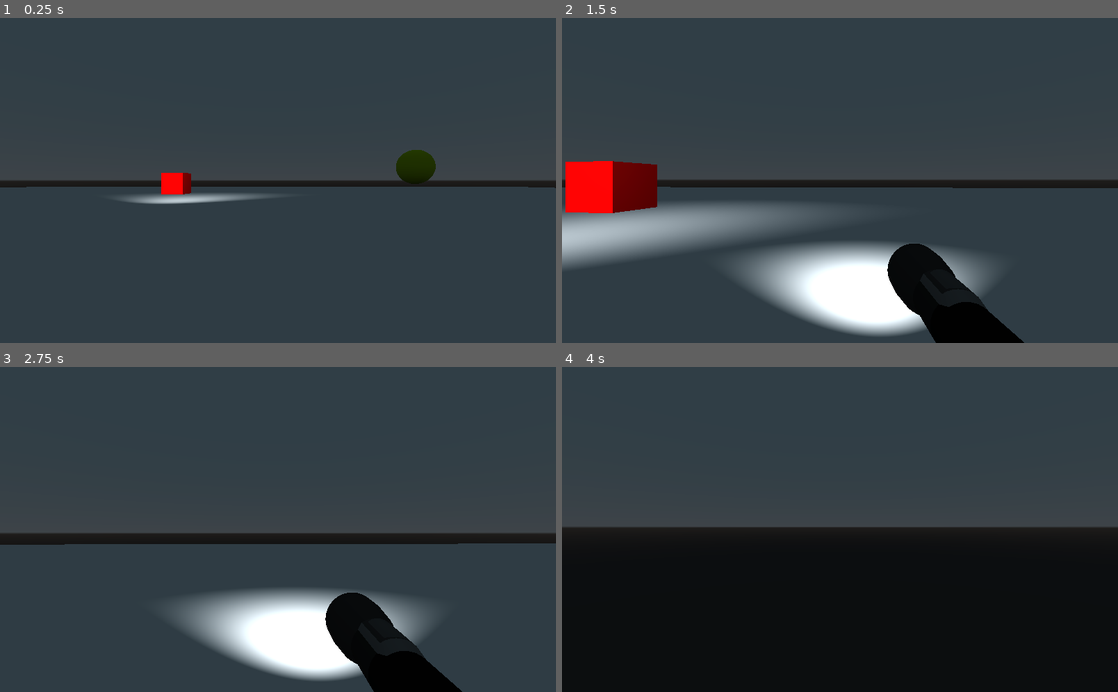
Above: before the commit, frames 1-4 (two rows, left to right).
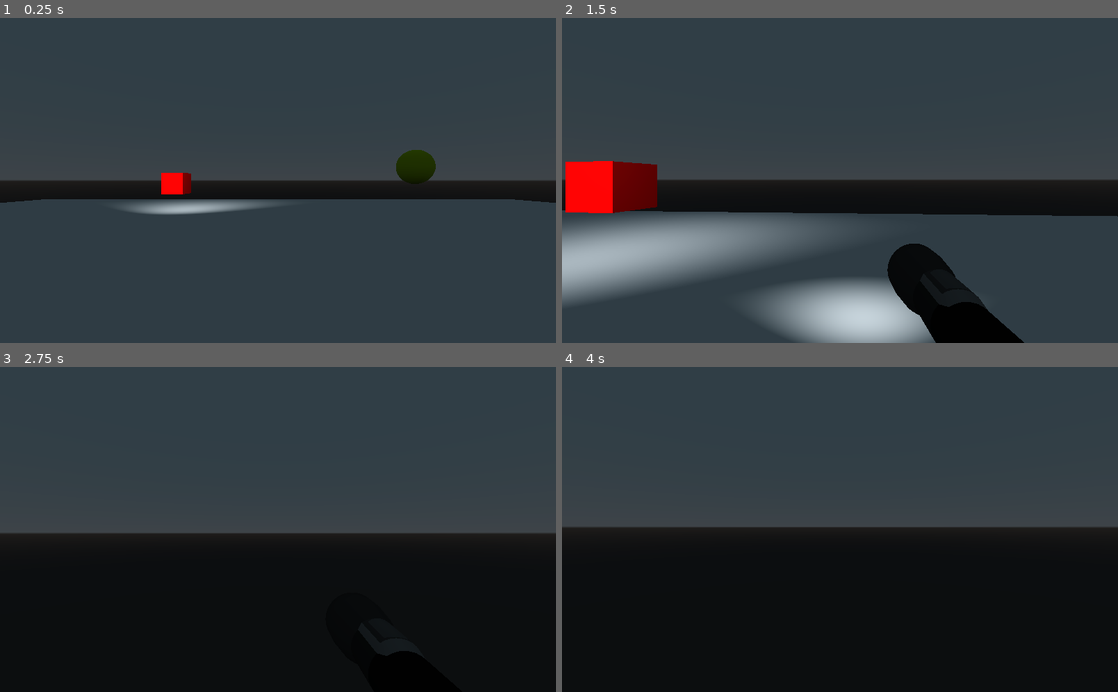
Above: after the commit, the same moments.

Repository: Gorzon38/EscapeGamesNSI
Game: Godot game, scene res://Main.tscn
Same seed, same stepped clock (60 frames per second), same inputs: the game is played once before the commit and once after it.
Inputs (mouse positions are in pixels of both pictures, inside the frame that each line leads up to):
- Up to frame 1 (0.25 s): no input
- Up to frame 2 (1.5 s): tap Enter at 0.5 s; move the mouse to (867, 180) at 0.52 s; hold W (move_forward) from 0.53 s (still down); tap E (Interact) at 0.6 s; move the mouse to (812, 180) at 1.27 s; tap F at 1.35 s
- Up to frame 3 (2.75 s): keep holding W (move_forward); move the mouse to (289, 523) at 2.02 s; tap E (Interact) at 2.1 s
- Up to frame 4 (4 s): keep holding W (move_forward); move the mouse to (834, 536) at 2.77 s; tap F at 2.85 s; move the mouse to (878, 532) at 3.52 s; tap E (Interact) at 3.6 s

The runs differ from the first frame. In frame 1, 4.7% of the frame differs, in the area x 0-100%, y 51-61%; in frame 2, 22%; in frame 3, 42%, in the area x 0-100%, y 54-100%; in frame 4, nothing differs.

Commit message:
Update Main.tscn

Diff:
--- a/Main.tscn
+++ b/Main.tscn
@@ -7,8 +7,10 @@
 [ext_resource path="res://PickupObjects/PickupObject.gd" type="Script" id=5]
 
 [sub_resource type="BoxShape" id=1]
+extents = Vector3( 30, 1, 30 )
 
 [sub_resource type="CubeMesh" id=2]
+size = Vector3( 60, 2, 60 )
 
 [sub_resource type="CubeMesh" id=5]
 
@@ -42,11 +44,9 @@
 transform = Transform( 1, 0, 0, 0, 1, 0, 0, 0, 1, 0, -2, 0 )
 
 [node name="CollisionShape" type="CollisionShape" parent="Decore/Ground"]
-transform = Transform( 30, 0, 0, 0, 1, 0, 0, 0, 30, 0, 0, 0 )
 shape = SubResource( 1 )
 
 [node name="MeshInstance" type="MeshInstance" parent="Decore/Ground"]
-transform = Transform( 60, 0, 0, 0, 2, 0, 0, 0, 60, 0.765727, -0.156098, -0.169744 )
 mesh = SubResource( 2 )
 material/0 = null
 
